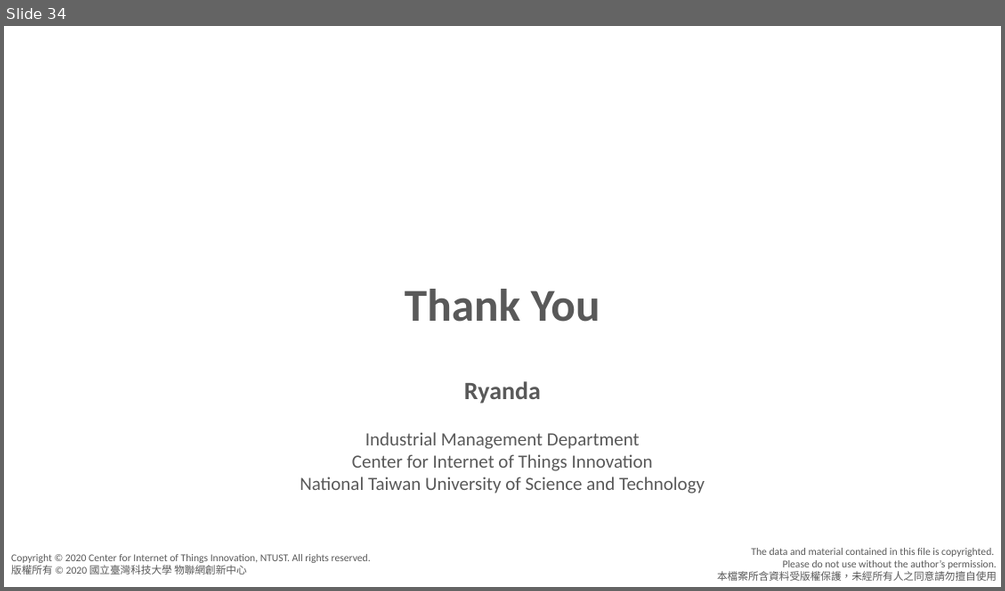
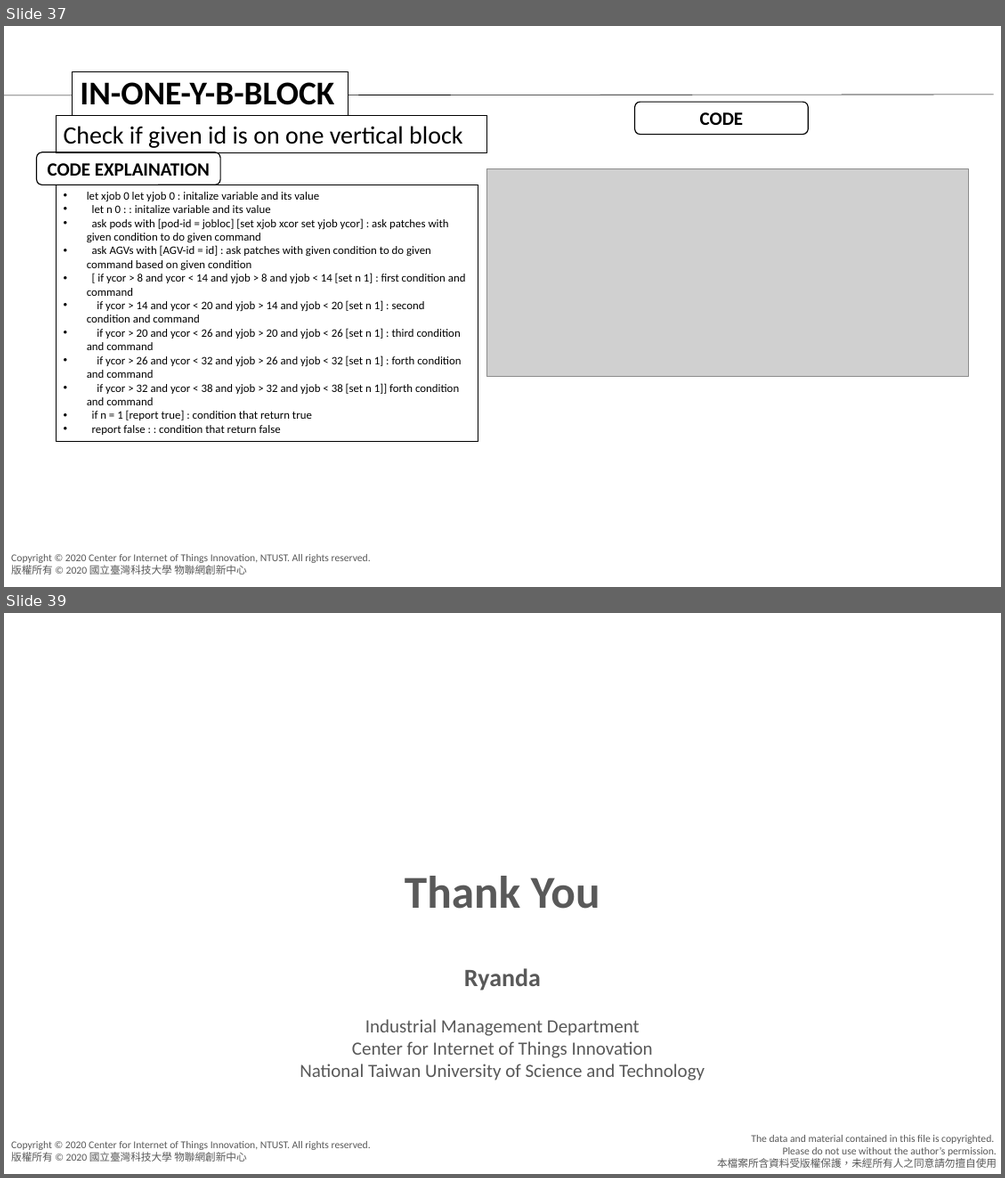
Before and after one commit to agnesyosephine/kiva, a slide deck: Tutorial/Code Learning-Ryanda.pptx. Shown one above the other, each under a label of ours: slide 34 before the commit, slides 37 and 39 after it; the slides between them are not shown. The pictures are 1005x591 and 1005x1178 pixels, drawn with LibreOffice and Linux fonts; fonts in the diff are those of the drawing; grey boxes stand for pictures; background and template pictures are left out. Boxes give left, top, right and bottom in pixels: in the first picture for what was removed or moved away, otherwise in the second. Text is boxed around its words. In the diff, an @@ line names an element or a change of style, - is before the commit and + after.

Commit message:
Second attempt

```diff
--- a/Tutorial/Code Learning-Ryanda.pptx
+++ b/Tutorial/Code Learning-Ryanda.pptx
@@ slide 37 added at (4,26,1001,587), background #FFFFFF; not listed: 1 template element that a slide beside it also shows @@
@@ rectangle added at (73,71,348,116), fill #FFFFFF, outline #000000 0.75 pt, 32 pt, text #000000, bold @@
+IN-ONE-Y-B-BLOCK
@@ line added from (4, 95) to (994, 95), #000000 0.5 pt @@
@@ rounded rectangle added at (635,102,809,135), fill #FFFFFF, outline #000000 1 pt, 18 pt, text #000000, bold @@
+CODE
@@ rectangle added at (56,116,487,153), outline #000000 0.75 pt, 24 pt, text #000000 @@
+Check if given id is on one vertical block
@@ rounded rectangle added at (36,152,220,185), fill #FFFFFF, outline #000000 1 pt, 18 pt, text #000000, bold @@
+CODE EXPLAINATION
@@ rectangle added at (56,184,478,441), outline #000000 0.75 pt, 11 pt, text #000000 @@
+• let xjob 0 let yjob 0 : initalize variable and its value
+• let n 0 : : initalize variable and its value
+• ask pods with [pod-id = jobloc] [set xjob xcor set yjob ycor] : ask patches with given condition to do given command
+• ask AGVs with [AGV-id = id] : ask patches with given condition to do given command based on given condition
+• [ if ycor > 8 and ycor < 14 and yjob > 8 and yjob < 14 [set n 1] : first condition and command
+• if ycor > 14 and ycor < 20 and yjob > 14 and yjob < 20 [set n 1] : second condition and command
+• if ycor > 20 and ycor < 26 and yjob > 20 and yjob < 26 [set n 1] : third condition and command
+• if ycor > 26 and ycor < 32 and yjob > 26 and yjob < 32 [set n 1] : forth condition and command
+• if ycor > 32 and ycor < 38 and yjob > 32 and yjob < 38 [set n 1]] forth condition and command
+• if n = 1 [report true] : condition that return true
+• report false : : condition that return false
@@ picture added at (487,168,969,377) @@
@@ rectangle added at (741,549,769,575), fill #FFFFFF, outline #FFFFFF 1 pt @@
@@ what was slide 34 is now slide 39 @@
```
Also in this commit, not shown: 2 slides changed, 4 other slides added, 3 other files.
